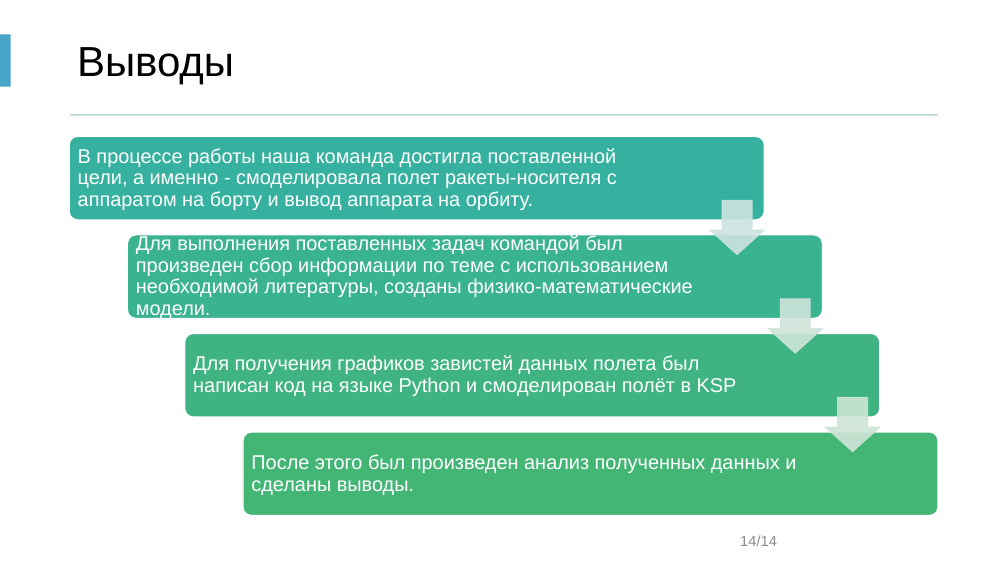
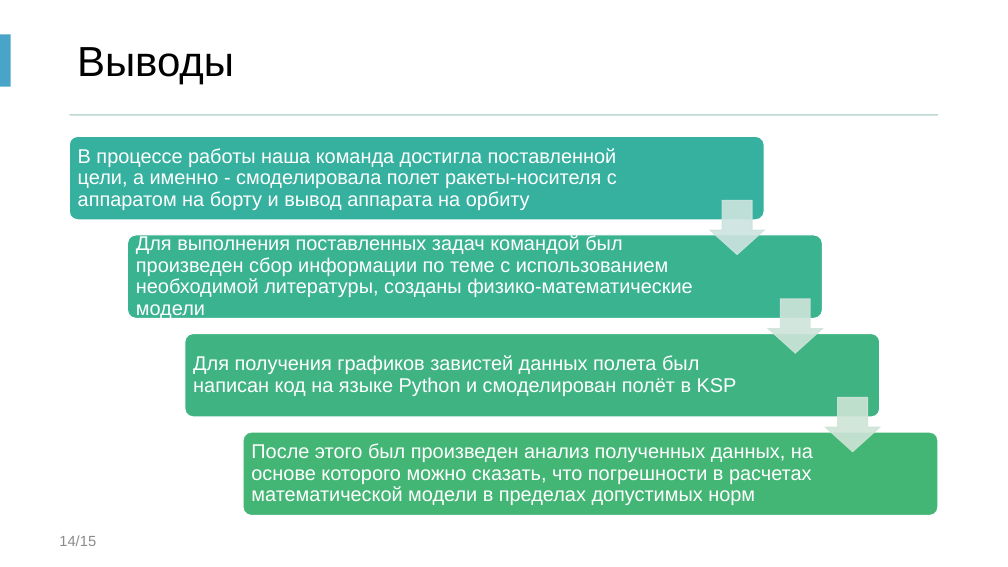
Before and after one commit to d-asv-b/varkt, a slide deck: slide 14 of Reports/Presentation.pptx. Drawn at 1008x567 pixels with LibreOffice and Linux fonts; fonts in the diff are those of the drawing. Boxes give left, top, right and bottom in pixels: in the first picture for what was removed or moved away, otherwise in the second. Text is boxed around its words. In the diff, an @@ line names an element or a change of style, - is before the commit and + after.

```diff
--- a/Reports/Presentation.pptx
+++ b/Reports/Presentation.pptx
@@ text at (78, 148, 617, 210): text changed @@
-В процессе работы наша команда достигла поставленной цели, а именно - смоделировала полет ракеты-носителя с аппаратом на борту и вывод аппарата на орбиту.
+В процессе работы наша команда достигла поставленной цели, а именно - смоделировала полет ракеты-носителя с аппаратом на борту и вывод аппарата на орбиту
@@ text at (136, 235, 692, 319): text changed @@
-Для выполнения поставленных задач командой был произведен сбор информации по теме c использованием необходимой литературы, созданы физико-математические модели.
+Для выполнения поставленных задач командой был произведен сбор информации по теме c использованием необходимой литературы, созданы физико-математические модели
@@ text at (251, 443, 813, 505): text changed @@
-После этого был произведен анализ полученных данных и сделаны выводы.
+После этого был произведен анализ полученных данных, на основе которого можно сказать, что погрешности в расчетах математической модели в пределах допустимых норм
@@ page number added at (59, 535, 96, 546), 14 pt, text #8C8C8C @@
+14/15
@@ page number removed at (740, 535, 777, 546) @@
-14/14
```
Also in this commit, not shown: 7 other slides changed, 1 other file.
